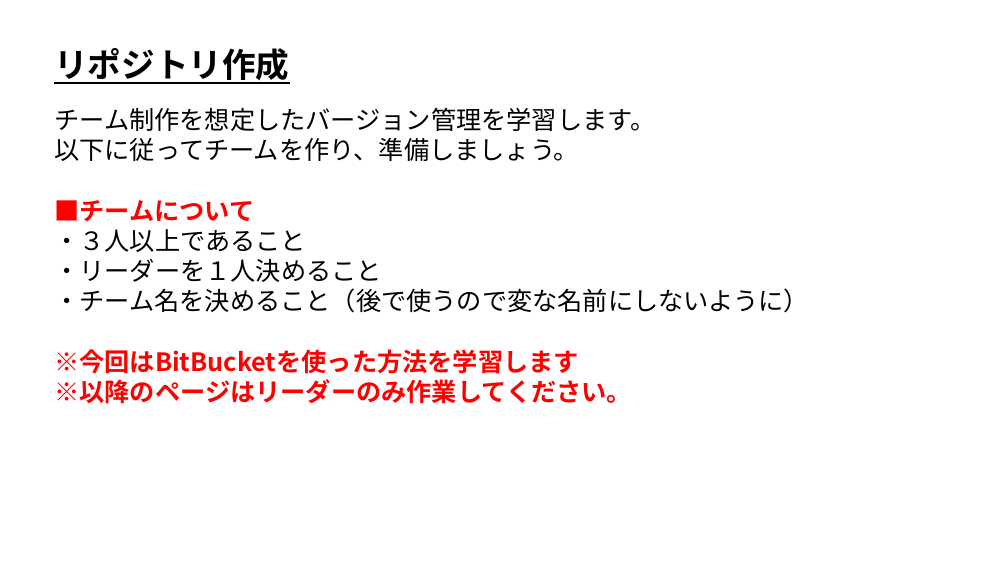
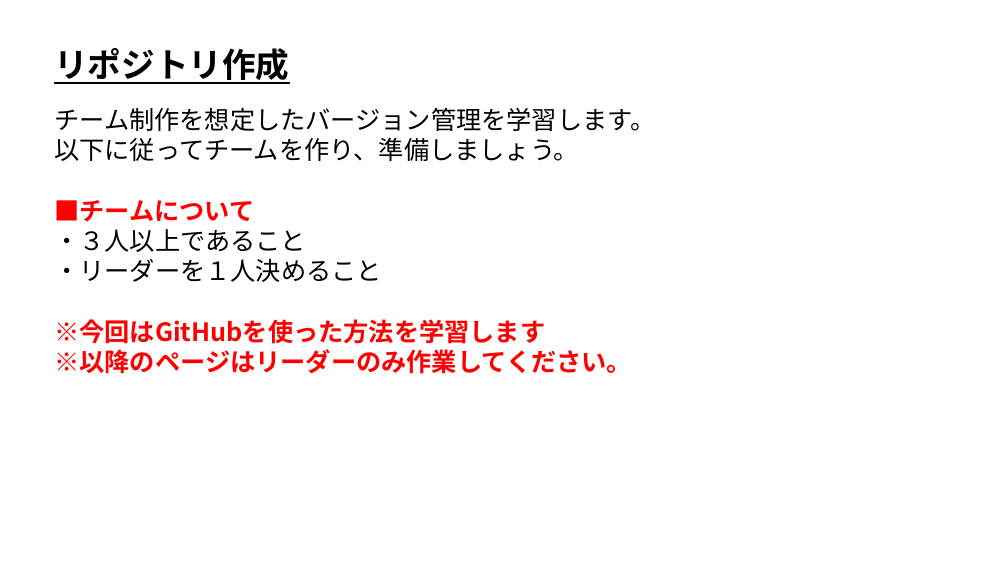
Before and after one commit to ArakiYusuke-Ohara/Textbook, a slide deck: slide 1 of ゲーム科1年/01_後期/ゲーム制作実習Ⅰ/バージョン管理/02_リポジトリ作成.pptx. Drawn at 1008x567 pixels with LibreOffice and Linux fonts; fonts in the diff are those of the drawing. Boxes give left, top, right and bottom in pixels: in the first picture for what was removed or moved away, otherwise in the second. Text is boxed around its words. In the diff, an @@ line names an element or a change of style, - is before the commit and + after.

```diff
--- a/ゲーム科1年/01_後期/ゲーム制作実習Ⅰ/バージョン管理/02_リポジトリ作成.pptx
+++ b/ゲーム科1年/01_後期/ゲーム制作実習Ⅰ/バージョン管理/02_リポジトリ作成.pptx
@@ text at <box>54,319,545,344</box>: text changed; text colour #000000 to #FF0000; bold on @@
-・チーム名を決めること（後で使うので変な名前にしないように）
-※今回はBitBucketを使った方法を学習します
+※今回はGitHubを使った方法を学習します
```
Also in this commit, not shown: 2 other slides changed, 1 slide added, 53 other files.
